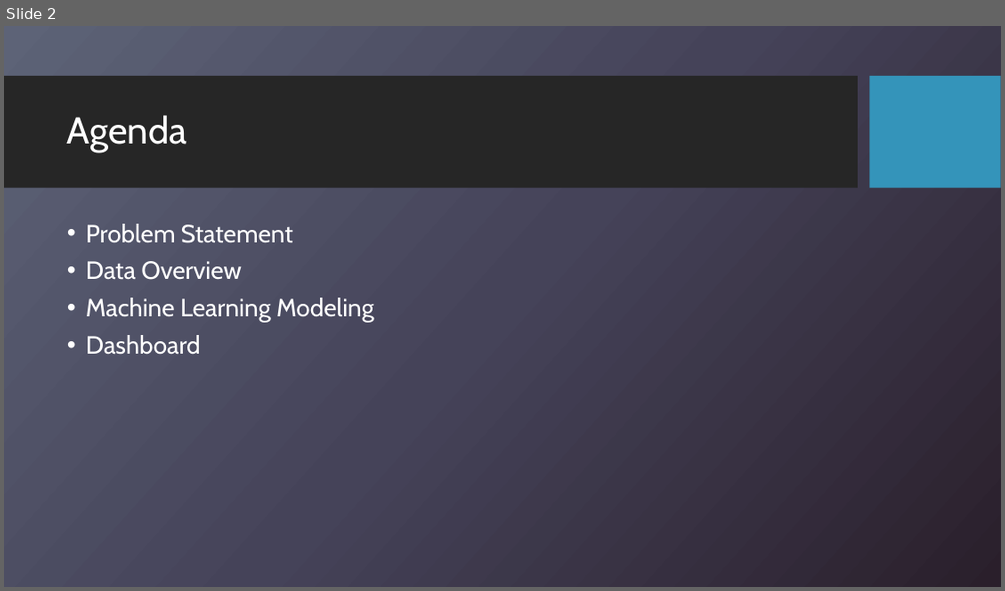
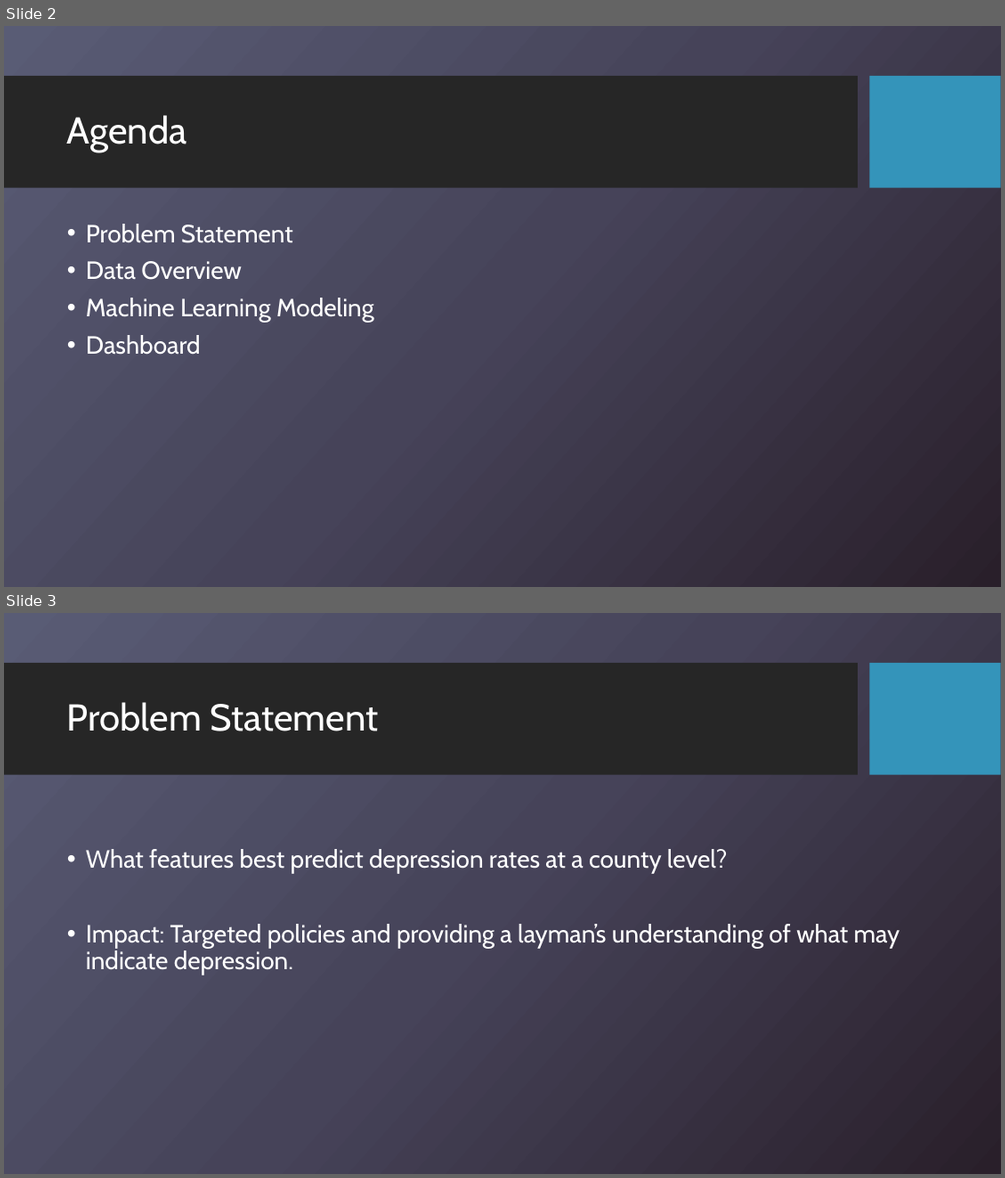
Before and after one commit to bpietrancosta/Our-Project, a slide deck: Group 2 Bootcamp Final Project - Depression Rate Predictions.pptx. Shown one above the other, each under a label of ours: slide 2 before the commit, slides 2 and 3 after it. The pictures are 1005x591 and 1005x1178 pixels, drawn with LibreOffice and Linux fonts; fonts in the diff are those of the drawing; background and template pictures are left out. Boxes give left, top, right and bottom in pixels: in the first picture for what was removed or moved away, otherwise in the second. Text is boxed around its words. In the diff, an @@ line names an element or a change of style, - is before the commit and + after.

```diff
--- a/Group 2 Bootcamp Final Project - Depression Rate Predictions.pptx
+++ b/Group 2 Bootcamp Final Project - Depression Rate Predictions.pptx
@@ slide 3 added at (4,613,1001,1174), background picture (left out); not listed: 2 template elements that a slide beside it also shows @@
@@ title added at (67,702,378,731), 36 pt, text #FFFFFF @@
+Problem Statement
@@ text added at (86,849,900,975), 24 pt, text #FFFFFF @@
+• What features best predict depression rates at a county level?
+• Impact: Targeted policies and providing a layman’s understanding of what may indicate depression.
```
Also in this commit, not shown: 2 other slides changed, 3 other slides added.
